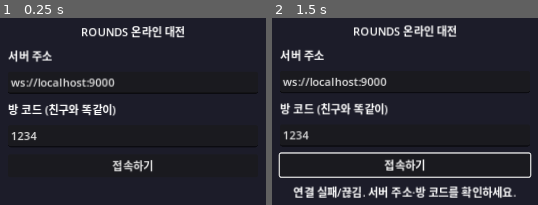
Above: before the commit, frames 1-2 (left to right).
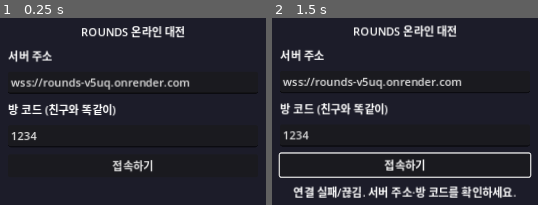
Above: after the commit, the same moments.

Repository: enrode63/-BROTATO
Game: Godot game, scene res://scenes/connect.tscn
The game is run twice, just before and just after one commit, with the same random seed, the same clock (stepped at 60 frames per second) and the same inputs.
Inputs (mouse positions are in pixels of both pictures, inside the frame that each line leads up to):
- Up to frame 1 (0.25 s): no input
- Up to frame 2 (1.5 s): click "접속하기" at 0.5 s; tap Enter at 1.25 s; move the mouse to (outside the picture) at 1.27 s; press the mouse at (outside the picture) at 1.28 s; hold D (p1_right) from 1.28 s (still down)

The runs differ from the first frame. In frame 1, 1.8% of the frame differs, in the area x 9-72%, y 32-39%; in frame 2, 1.7%.

Commit message:
Point game to live Render relay by default (wss://rounds-v5uq)
Co-Authored-By: Claude Opus 4.8 <noreply@anthropic.com>

Diff:
--- a/rounds/scripts/connect.gd
+++ b/rounds/scripts/connect.gd
@@ -29,7 +29,8 @@
 
 	vb.add_child(_make_label("서버 주소"))
 	_url = LineEdit.new()
-	_url.text = "ws://localhost:9000"
+	# 배포된 중계 서버(Render). 내 PC에서 로컬 테스트할 땐 ws://localhost:9000 으로 바꾸면 됨.
+	_url.text = "wss://rounds-v5uq.onrender.com"
 	_url.custom_minimum_size = Vector2(360, 0)
 	vb.add_child(_url)
 
